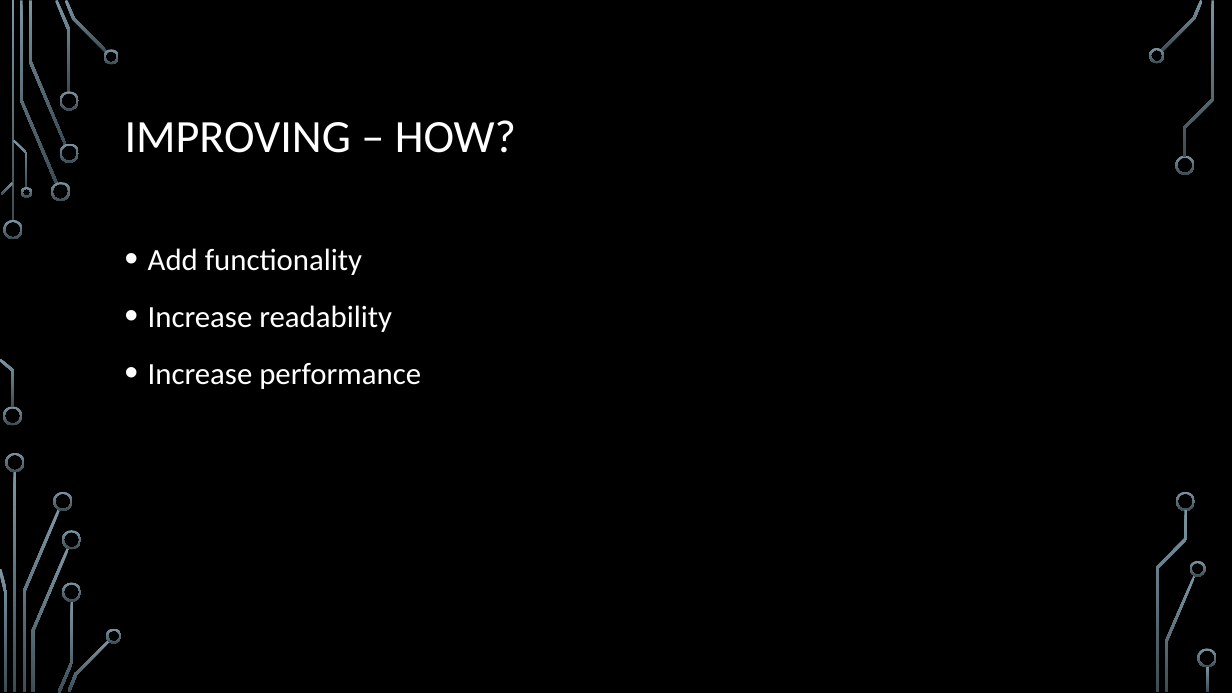
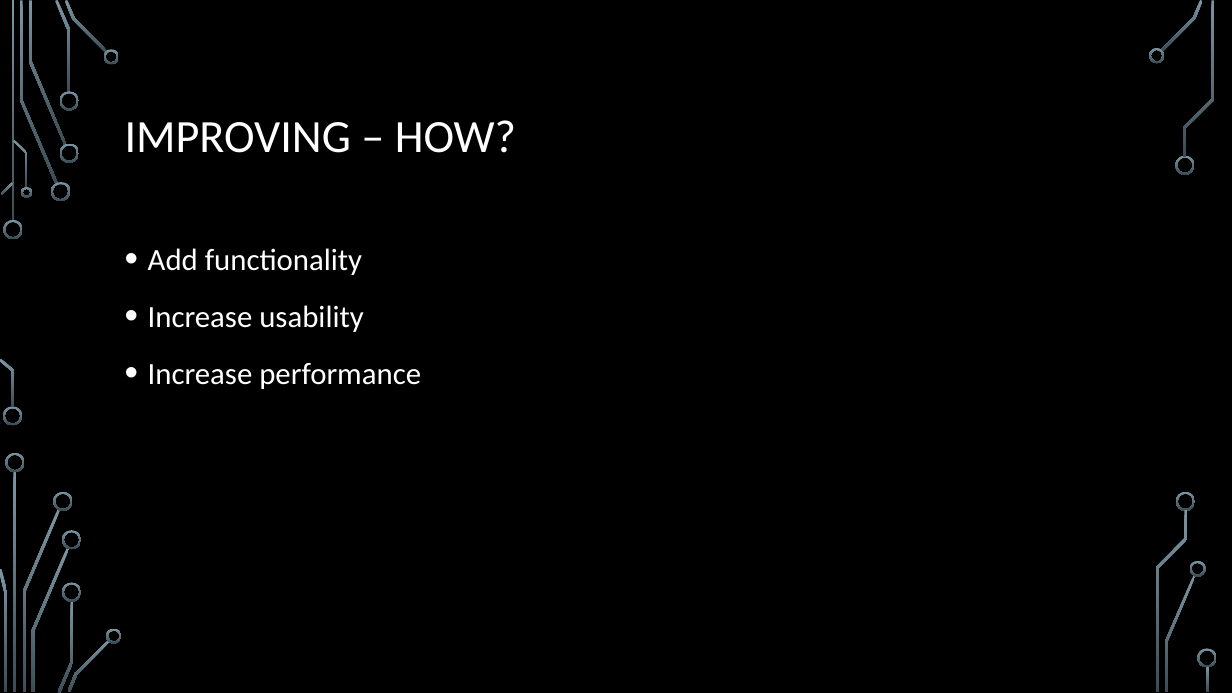
Before and after one commit to powershellpr0mpt/Events, a slide deck: slide 4 of DuPSUG/DuPSUG - Beginners Part Deux/PowerShell - Improving Your Scripts/PowerShell – Improving your scripts.pptx. Drawn at 1232x693 pixels with LibreOffice and Linux fonts; fonts in the diff are those of the drawing; background and template pictures are left out. Boxes give left, top, right and bottom in pixels: in the first picture for what was removed or moved away, otherwise in the second. Text is boxed around its words. In the diff, an @@ line names an element or a change of style, - is before the commit and + after.

```diff
--- a/DuPSUG/DuPSUG - Beginners Part Deux/PowerShell - Improving Your Scripts/PowerShell – Improving your scripts.pptx
+++ b/DuPSUG/DuPSUG - Beginners Part Deux/PowerShell - Improving Your Scripts/PowerShell – Improving your scripts.pptx
@@ text at box(148, 305, 364, 332): text changed @@
-• Increase readability
+• Increase usability
```
Also in this commit, not shown: 7 other files.
